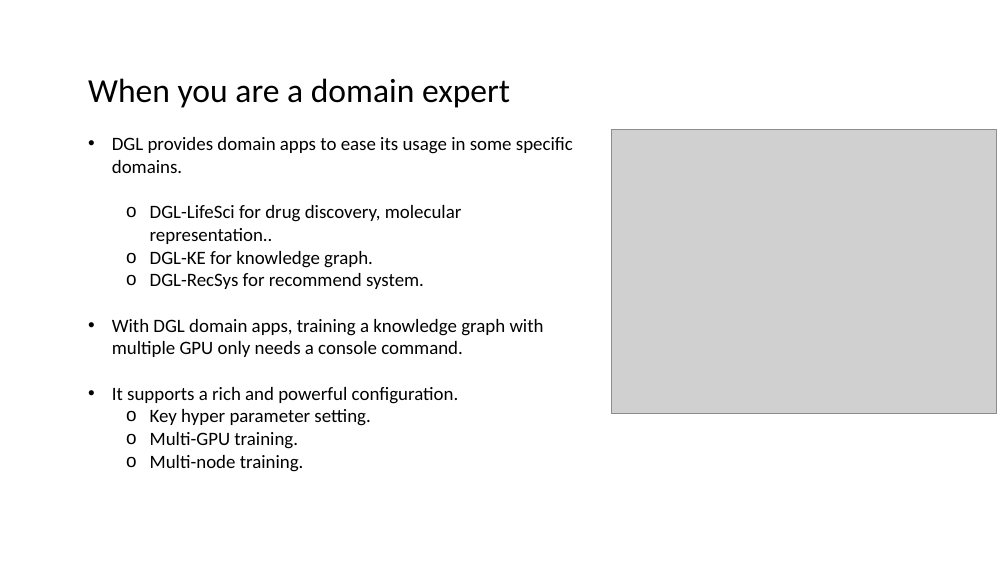
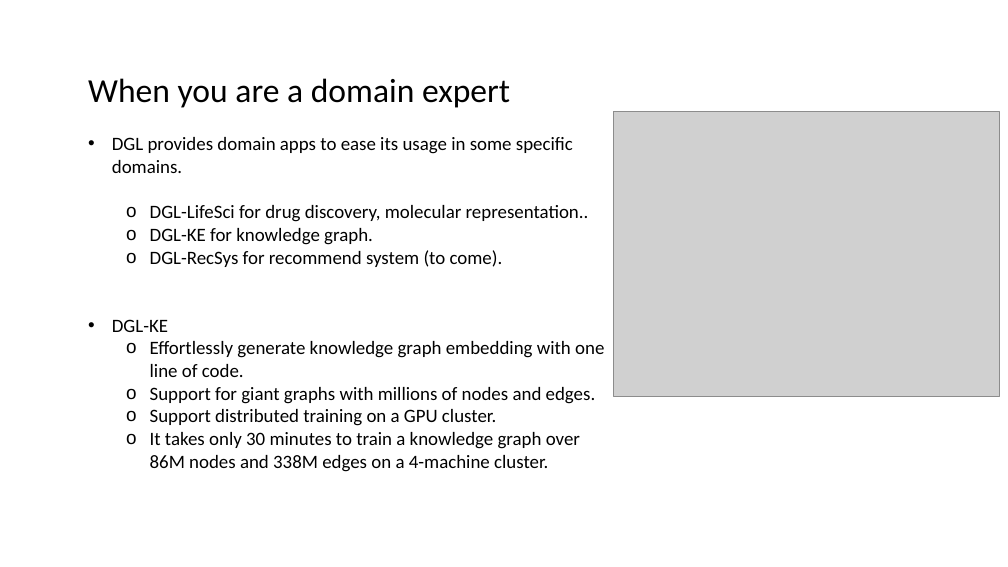
Before and after one commit to 596050/DGL_Internal_Workshop_April2020, a slide deck: slide 10 of Session02.pptx. Drawn at 1008x567 pixels with LibreOffice and Linux fonts; fonts in the diff are those of the drawing; grey boxes stand for pictures. Boxes give left, top, right and bottom in pixels: in the first picture for what was removed or moved away, otherwise in the second. Text is boxed around its words. In the diff, an @@ line names an element or a change of style, - is before the commit and + after.

Commit message:
update information for dgl domain apps

```diff
--- a/Session02.pptx
+++ b/Session02.pptx
@@ picture: place and size @@
-picture at (612, 129, 997, 414)
+picture at (614, 112, 1000, 396)
@@ text at (112, 250, 604, 472): text changed @@
-  o DGL-RecSys for recommend system.
-• With DGL domain apps, training a knowledge graph with multiple GPU only needs a console command.
-• It supports a rich and powerful configuration.
-  o Key hyper parameter setting.
-  o Multi-GPU training.
-  o Multi-node training.
+  o DGL-RecSys for recommend system (to come).
+• DGL-KE
+  o Effortlessly generate knowledge graph embedding with one line of code.
+  o Support for giant graphs with millions of nodes and edges.
+  o Support distributed training on a GPU cluster.
+  o It takes only 30 minutes to train a knowledge graph over 86M nodes and 338M edges on a 4-machine cluster.
```
Also in this commit, not shown: 5 other slides changed, 1 slide added, 1 other file.
